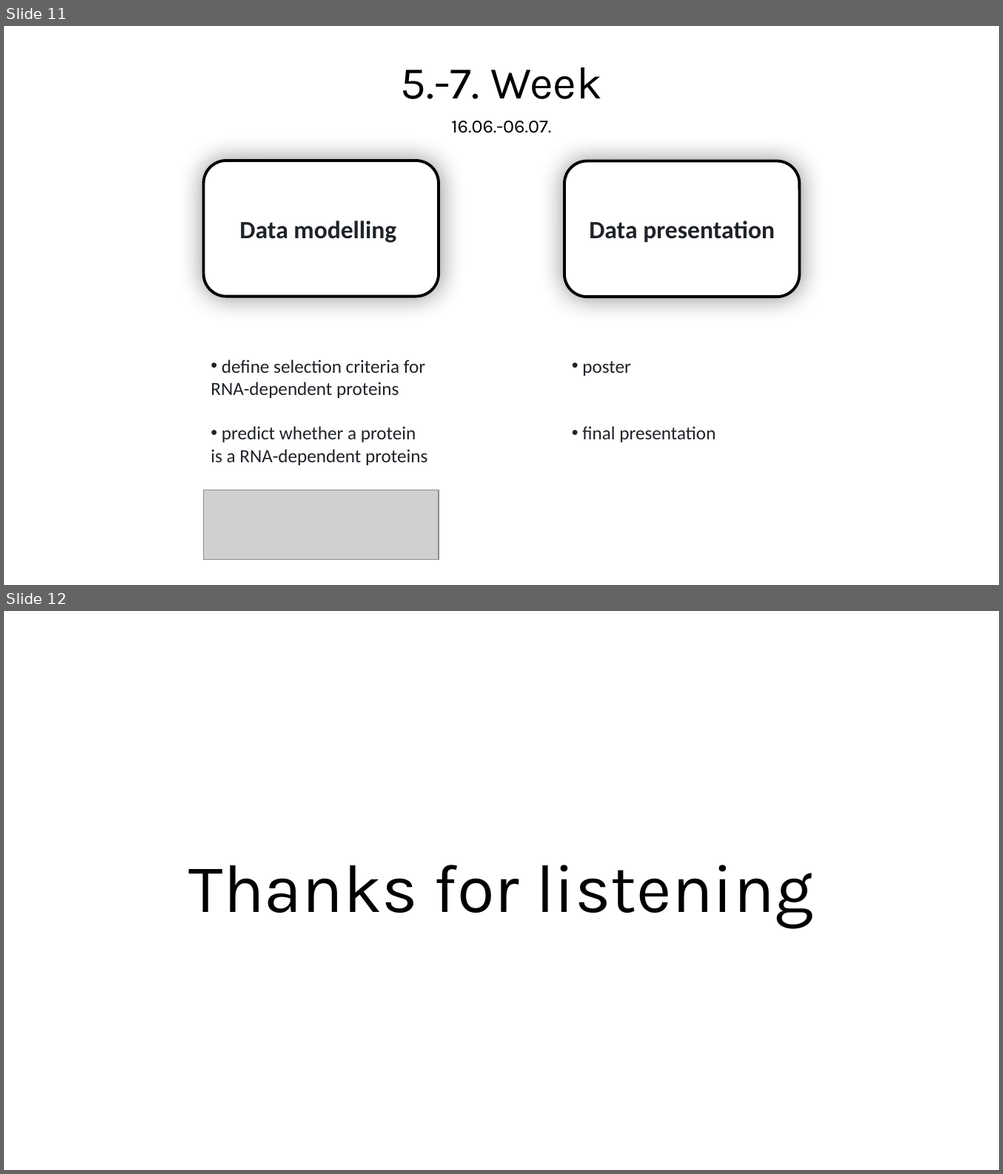
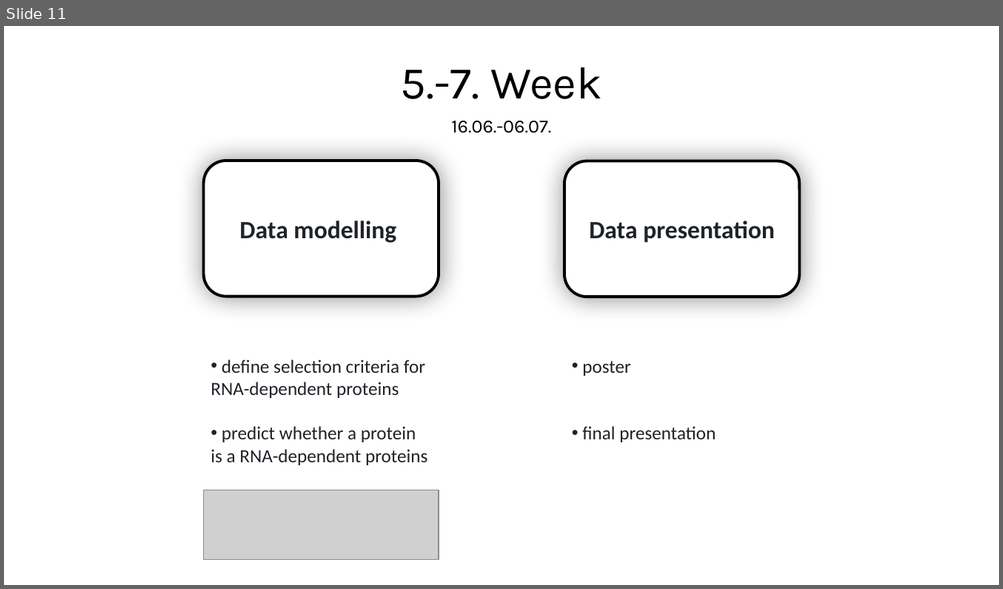
Before and after one commit to MichelaPozzi/2025-topic-03-group-01, a slide deck: Project Proposal.pptx. Shown one above the other, each under a label of ours: slides 11 and 12 before the commit, slide 11 after it. The pictures are 1003x1174 and 1003x589 pixels, drawn with LibreOffice and Linux fonts; fonts in the diff are those of the drawing; grey boxes stand for pictures. Boxes give left, top, right and bottom in pixels: in the first picture for what was removed or moved away, otherwise in the second. Text is boxed around its words. In the diff, an @@ line names an element or a change of style, - is before the commit and + after.

```diff
--- a/Project Proposal.pptx
+++ b/Project Proposal.pptx
@@ slide 12 removed at box(4, 611, 999, 1170), background #FFFFFF @@
@@ title removed at box(189, 865, 813, 928) @@
-Thanks for listening
```
Also in this commit, not shown: 6 slides changed, 1 slide added, 2 other files.
